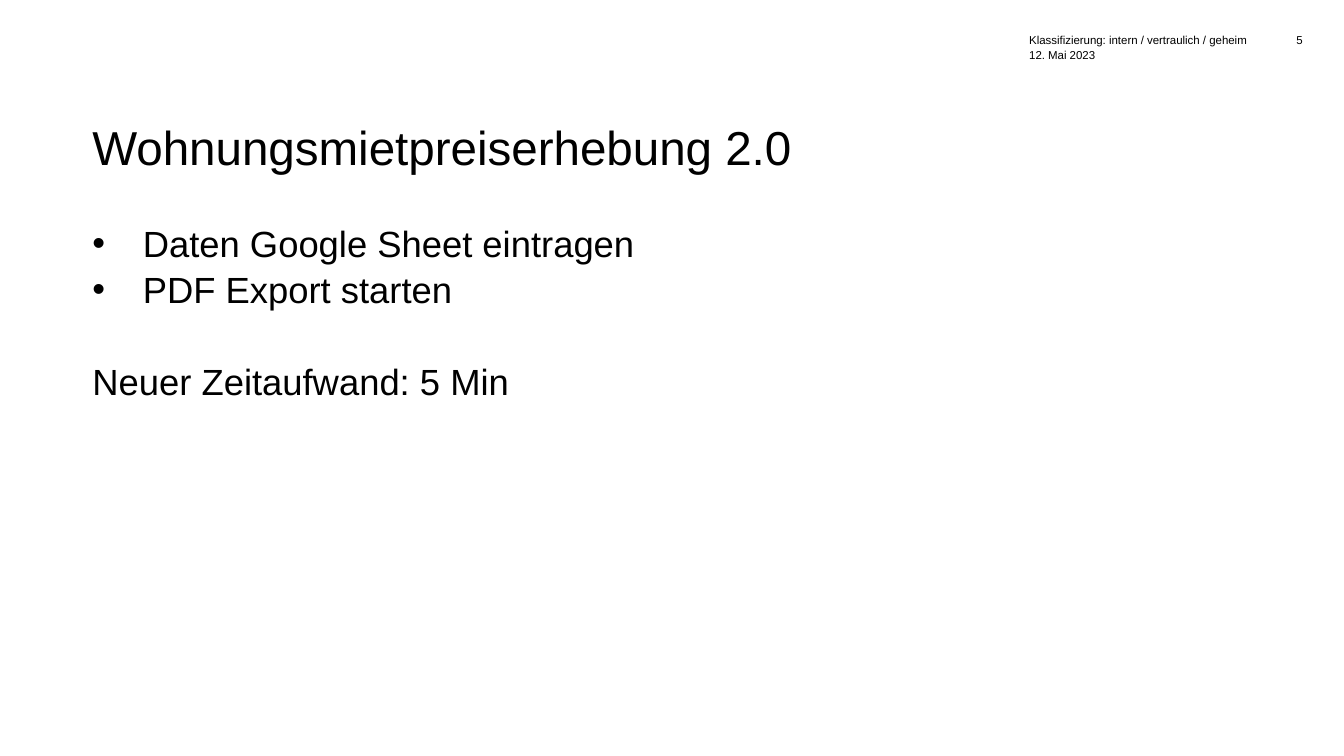
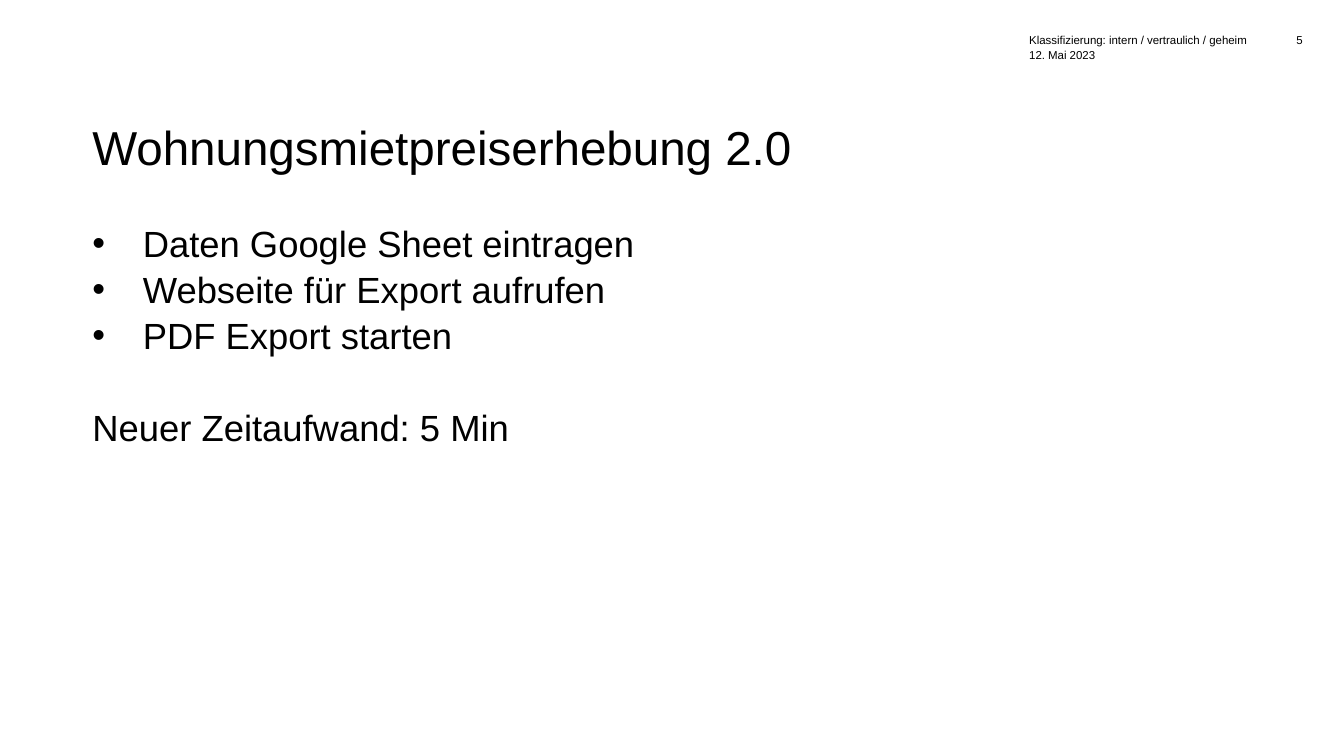
Before and after one commit to gilluuu/hackday-automatisierung-berichte, a slide deck: slide 5 of Praesentation/DemoAutomatisierungVonBerichten.pptx. Drawn at 1344x756 pixels with LibreOffice and Linux fonts; fonts in the diff are those of the drawing; background and template pictures are left out. Boxes give left, top, right and bottom in pixels: in the first picture for what was removed or moved away, otherwise in the second. Text is boxed around its words. In the diff, an @@ line names an element or a change of style, - is before the commit and + after.

```diff
--- a/Praesentation/DemoAutomatisierungVonBerichten.pptx
+++ b/Praesentation/DemoAutomatisierungVonBerichten.pptx
@@ text at box(143, 276, 605, 311): paragraph added @@
+• Webseite für Export aufrufen
```
Also in this commit, not shown: 6 other slides changed, 1 slide removed.
